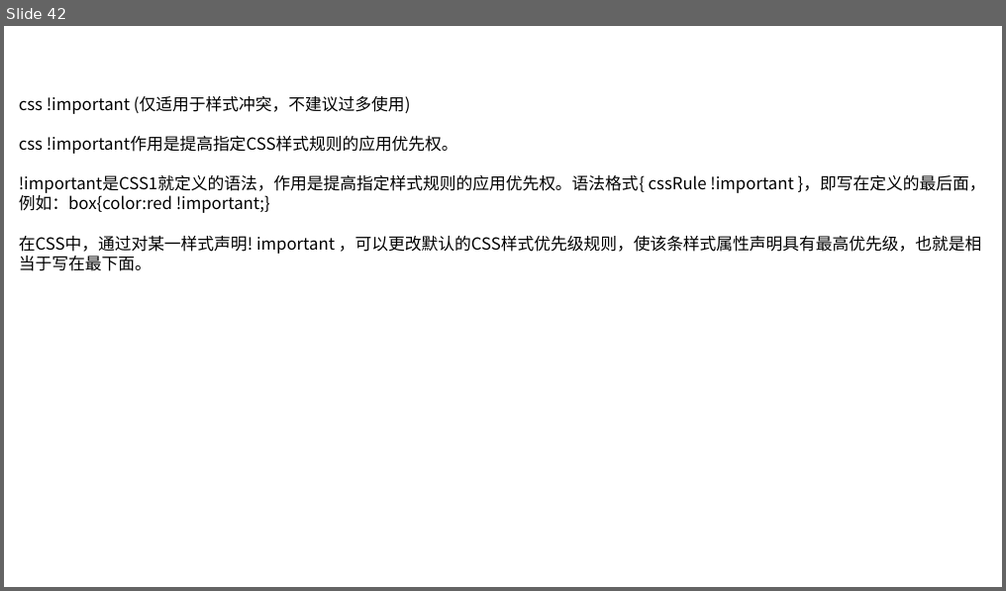
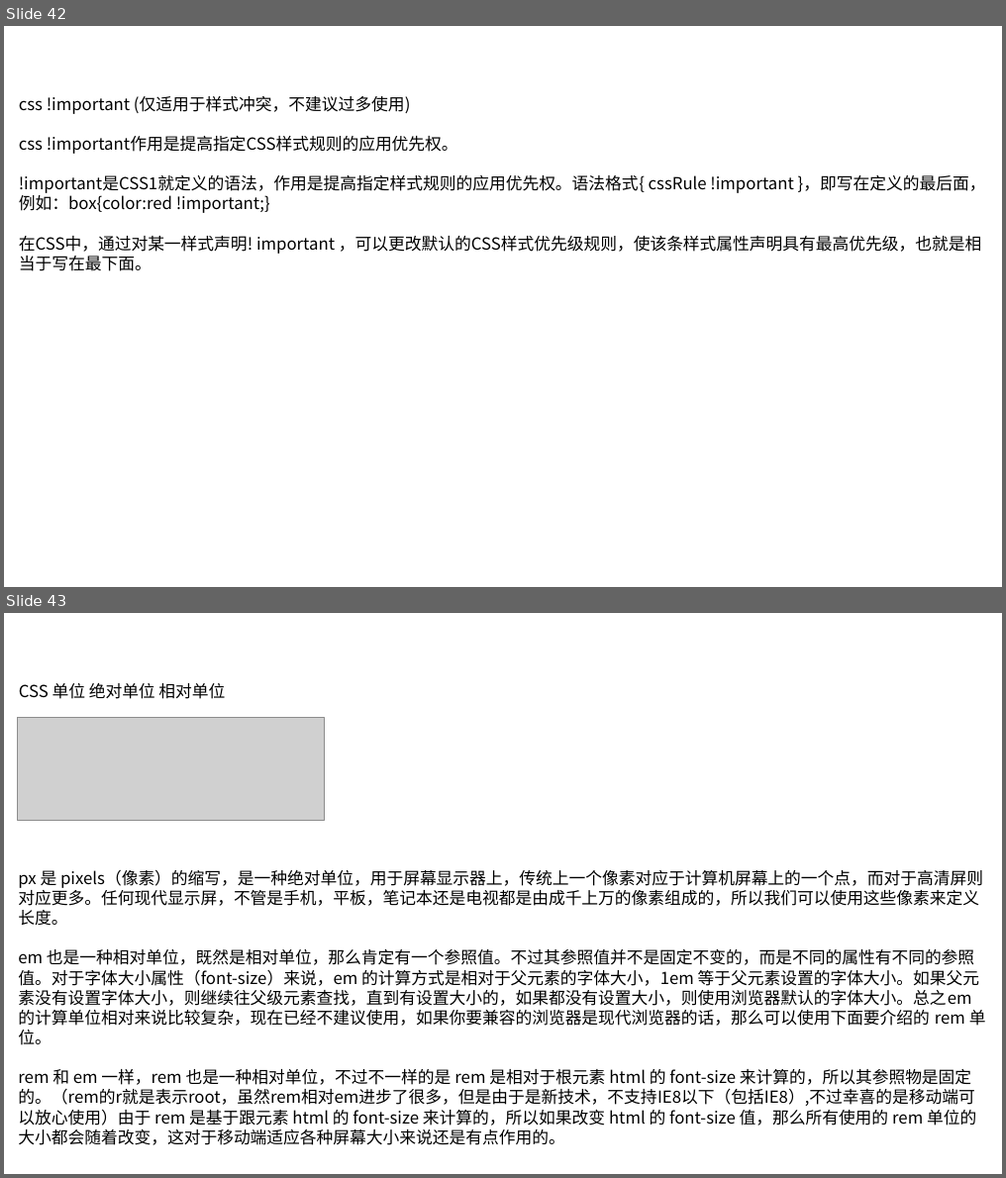
Before and after one commit to linkknown/PPT, a slide deck: 前端PPT/css 简介.pptx. Shown one above the other, each under a label of ours: slide 42 before the commit, slides 42 and 43 after it. The pictures are 1006x591 and 1006x1178 pixels, drawn with LibreOffice and Linux fonts; fonts in the diff are those of the drawing; grey boxes stand for pictures; background and template pictures are left out. Boxes give left, top, right and bottom in pixels: in the first picture for what was removed or moved away, otherwise in the second. Text is boxed around its words. In the diff, an @@ line names an element or a change of style, - is before the commit and + after.

```diff
--- a/前端PPT/css 简介.pptx
+++ b/前端PPT/css 简介.pptx
@@ slide 43 added at bbox=[4, 613, 1002, 1174], background picture (left out) @@
@@ text added at bbox=[19, 683, 225, 699], 16 pt, text #000000 @@
+CSS 单位 绝对单位 相对单位
@@ picture added at bbox=[17, 717, 324, 820] @@
@@ text added at bbox=[18, 869, 986, 1146], 16 pt, text #000000 @@
+px 是 pixels（像素）的缩写，是一种绝对单位，用于屏幕显示器上，传统上一个像素对应于计算机屏幕上的一个点，而对于高清屏则对应更多。任何现代显示屏，不管是手机，平板，笔记本还是电视都是由成千上万的像素组成的，所以我们可以使用这些像素来定义长度。
+em 也是一种相对单位，既然是相对单位，那么肯定有一个参照值。不过其参照值并不是固定不变的，而是不同的属性有不同的参照值。对于字体大小属性（font-size）来说，em 的计算方式是相对于父元素的字体大小，1em 等于父元素设置的字体大小。如果父元素没有设置字体大小，则继续往父级元素查找，直到有设置大小的，如果都没有设置大小，则使用浏览器默认的字体大小。总之em的计算单位相对来说比较复杂，现在已经不建议使用，如果你要兼容的浏览器是现代浏览器的话，那么可以使用下面要介绍的 rem 单位。
+rem 和 em 一样，rem 也是一种相对单位，不过不一样的是 rem 是相对于根元素 html 的 font-size 来计算的，所以其参照物是固定的。（rem的r就是表示root，虽然rem相对em进步了很多，但是由于是新技术，不支持IE8以下（包括IE8）,不过幸喜的是移动端可以放心使用）由于 rem 是基于跟元素 html 的 font-size 来计算的，所以如果改变 html 的 font-size 值，那么所有使用的 rem 单位的大小都会随着改变，这对于移动端适应各种屏幕大小来说还是有点作用的。
```
Also in this commit, not shown: 2 other slides added, 2 other files.
